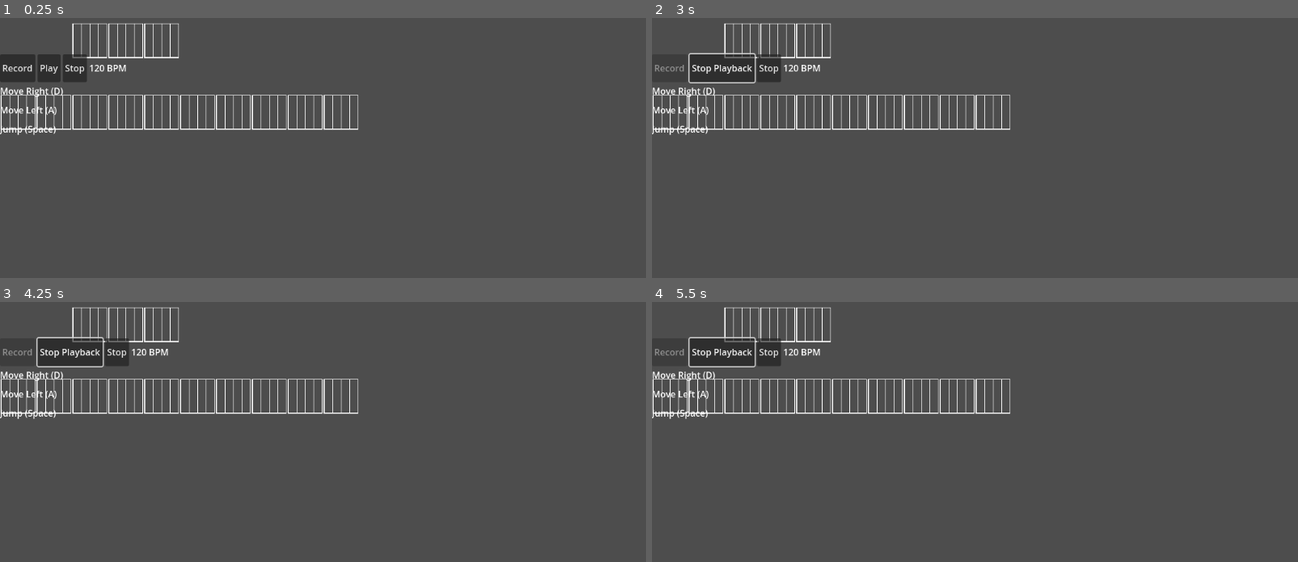
Above: before the commit, frames 1-4 (two rows, left to right).
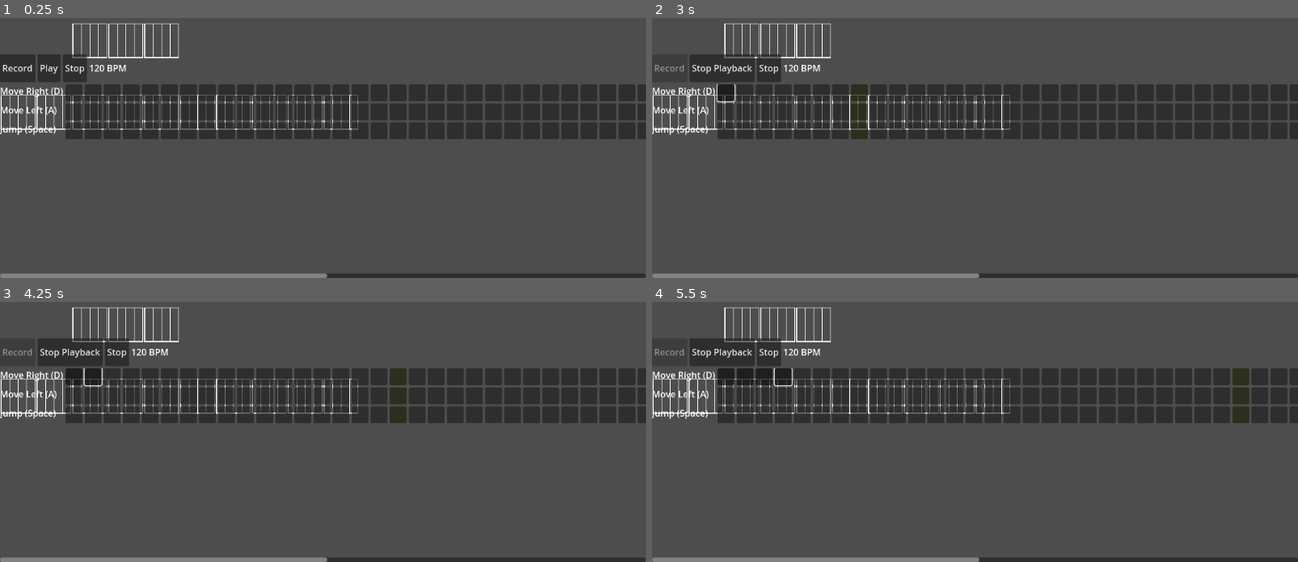
Above: after the commit, the same moments.

Repository: eac-nathan-price/gmtk2025-loop
Game: Godot game, scene res://main.tscn
Two runs of this game, one before a commit and one after it. Both use one fixed random seed, a clock stepped at 60 frames per second and the inputs below.
Inputs (mouse positions are in pixels of both pictures, inside the frame that each line leads up to):
- Up to frame 1 (0.25 s): no input
- Up to frame 2 (3 s): click "Play" at 0.5 s; click "Stop" at 1.25 s; click "Play" at 2 s; click (723, 93) at 2.77 s
- Up to frame 3 (4.25 s): click (90, 377) at 3.52 s
- Up to frame 4 (5.5 s): click (761, 377) at 4.27 s; click (781, 377) at 5.02 s

The runs differ from the first frame. In frame 1, 16% of the frame differs, in the area x 0-100%, y 25-100%; in frame 2, 17%; in frame 3, 17%; in frame 4, 17%, in the area x 0-100%, y 13-100%.
Error before the commit: Attempt to call function 'add_child' in base 'null instance' on a null instance. (res://scripts/main_controller.gd:78)

Commit message:
ref

Diff:
--- a/scripts/main_controller.gd
+++ b/scripts/main_controller.gd
@@ -65,8 +65,14 @@
 
 func _create_timeline_ui():
 	# Create timeline buttons for each track
-	for track_name in tracks.keys():
-		var track_container = get_node("BottomHalf/TimelineContainer/TimelineGrid/TimelineTracks/" + track_name.capitalize().replace("_", "") + "Track")
+	var track_containers = {
+		"move_right": $BottomHalf/TimelineContainer/TimelineGrid/TimelineTracks/MoveRightTrack,
+		"move_left": $BottomHalf/TimelineContainer/TimelineGrid/TimelineTracks/MoveLeftTrack,
+		"jump": $BottomHalf/TimelineContainer/TimelineGrid/TimelineTracks/JumpTrack
+	}
+
+	for track_name in tracks.keys():
+		var track_container = track_containers[track_name]
 		timeline_buttons[track_name] = []
 
 		for i in range(total_sixteenth_notes):
@@ -79,13 +85,9 @@
 			timeline_buttons[track_name].append(button)
 
 func _setup_click_track():
-	# Create a simple click sound using AudioStreamGenerator
-	var generator = AudioStreamGenerator.new()
-	generator.mix_rate = 44100
-	generator.buffer_length = 0.1
-
-	click_track.stream = generator
-	click_track.volume_db = -10
+	# For now, we'll use a simple approach without audio generation
+	# The click track will be set up when needed during playback
+	pass
 
 func _on_record_pressed():
 	if not is_recording and not is_playing:
@@ -148,7 +150,7 @@
 	elif is_playing:
 		_process_playback(delta)
 
-func _process_recording(delta):
+func _process_recording(_delta):
 	var elapsed_time = Time.get_time_dict_from_system()["unix"] - recording_start_time
 	var current_sixteenth = int(elapsed_time / sixteenth_note_time) % total_sixteenth_notes
 
@@ -188,7 +190,9 @@
 			tween.tween_property(character, "position:y", character.position.y, 0.2)
 
 func _play_click():
-	click_track.play()
+	# For now, we'll just print to console instead of playing audio
+	print("Click!")
+	# click_track.play()
 
 func _highlight_current_position(sixteenth_note):
 	# Reset all highlights
Not shown, added: scripts/character_controller.gd.uid
Not shown, added: scripts/main_controller.gd.uid
Not shown, added: scripts/tilemap_setup.gd.uid
